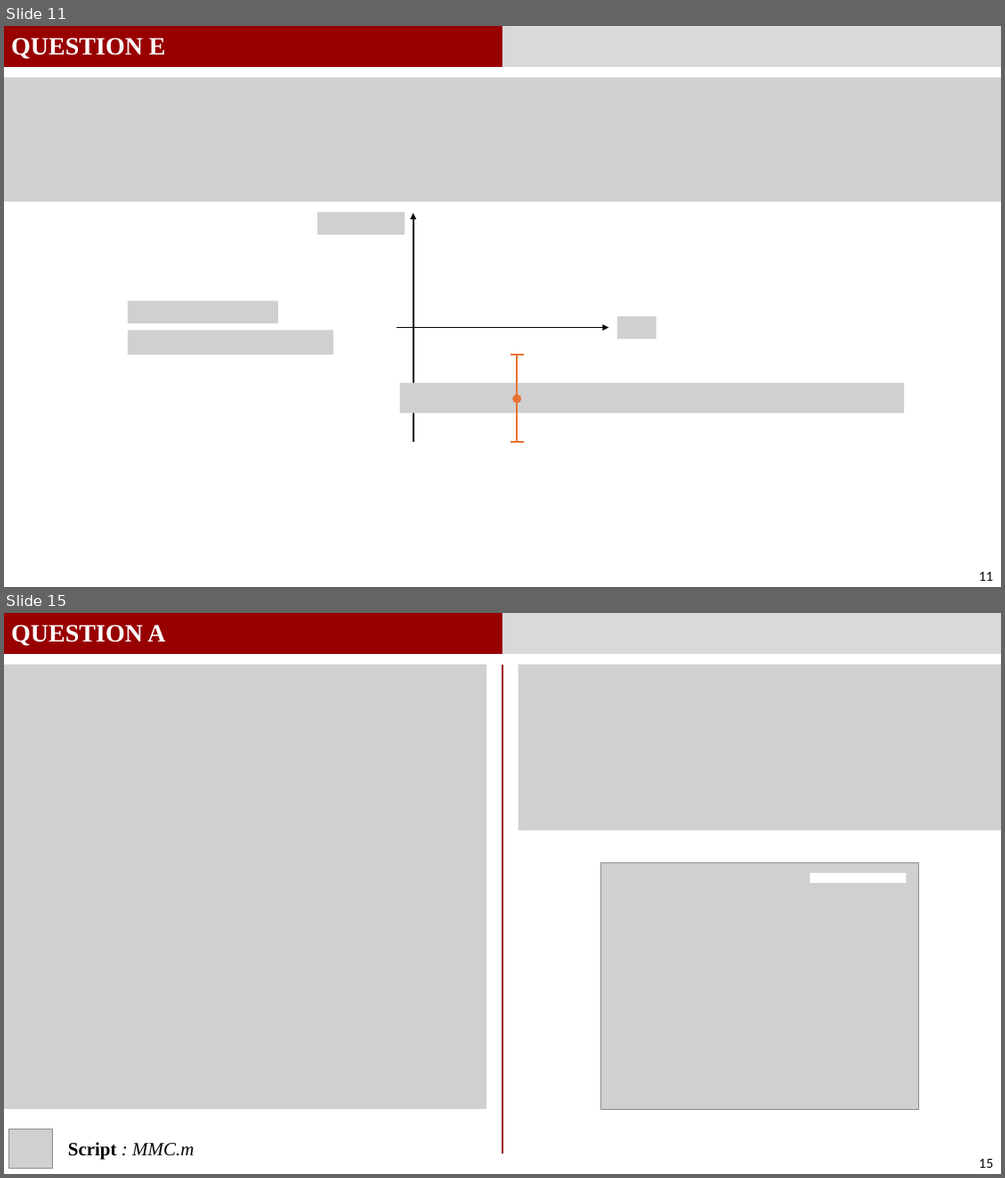
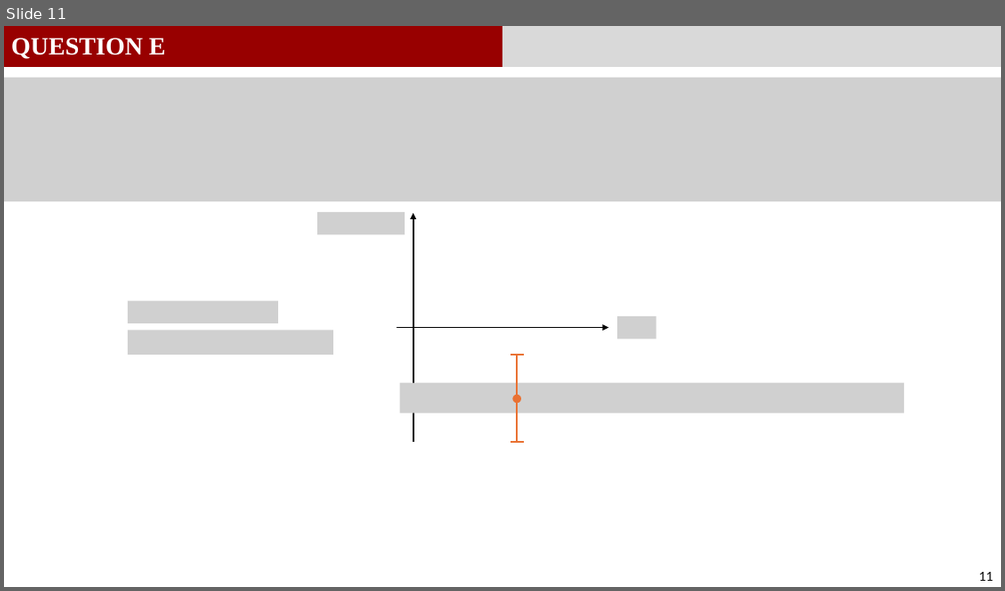
Before and after one commit to GauthierBRUNEL/MEC8211_devoir_3, a slide deck: doc/Rapport_Devoir3.pptx. Shown one above the other, each under a label of ours: slides 11 and 15 before the commit, slide 11 after it; the slides between them are not shown. The pictures are 1005x1178 and 1005x591 pixels, drawn with LibreOffice and Linux fonts; fonts in the diff are those of the drawing; grey boxes stand for pictures. Boxes give left, top, right and bottom in pixels: in the first picture for what was removed or moved away, otherwise in the second. Text is boxed around its words. In the diff, an @@ line names an element or a change of style, - is before the commit and + after.

```diff
--- a/doc/Rapport_Devoir3.pptx
+++ b/doc/Rapport_Devoir3.pptx
@@ slide 15 removed at [4,613,1001,1174], background #FFFFFF @@
@@ rectangle removed at [4,613,502,654] @@
@@ text removed at [11,625,165,646] @@
-QUESTION A
@@ rectangle removed at [502,613,1001,654] @@
@@ picture removed at [4,665,487,1109] @@
@@ line removed from (502, 665) to (502, 1153) @@
@@ picture removed at [518,665,1001,831] @@
@@ picture removed at [601,863,919,1109] @@
@@ rectangle removed at [810,873,906,883] @@
@@ picture removed at [8,1129,53,1168] @@
@@ text removed at [68,1142,194,1159] @@
-Script : MMC.m
@@ page number removed at [979,1159,993,1167] @@
-15
```
Also in this commit, not shown: 4 other slides removed.
